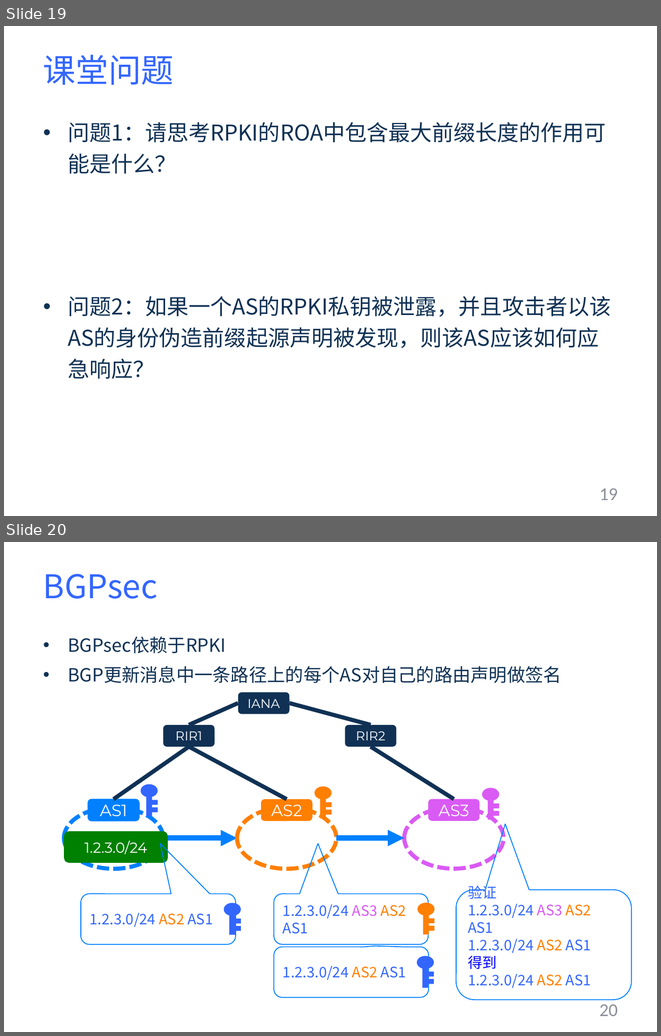
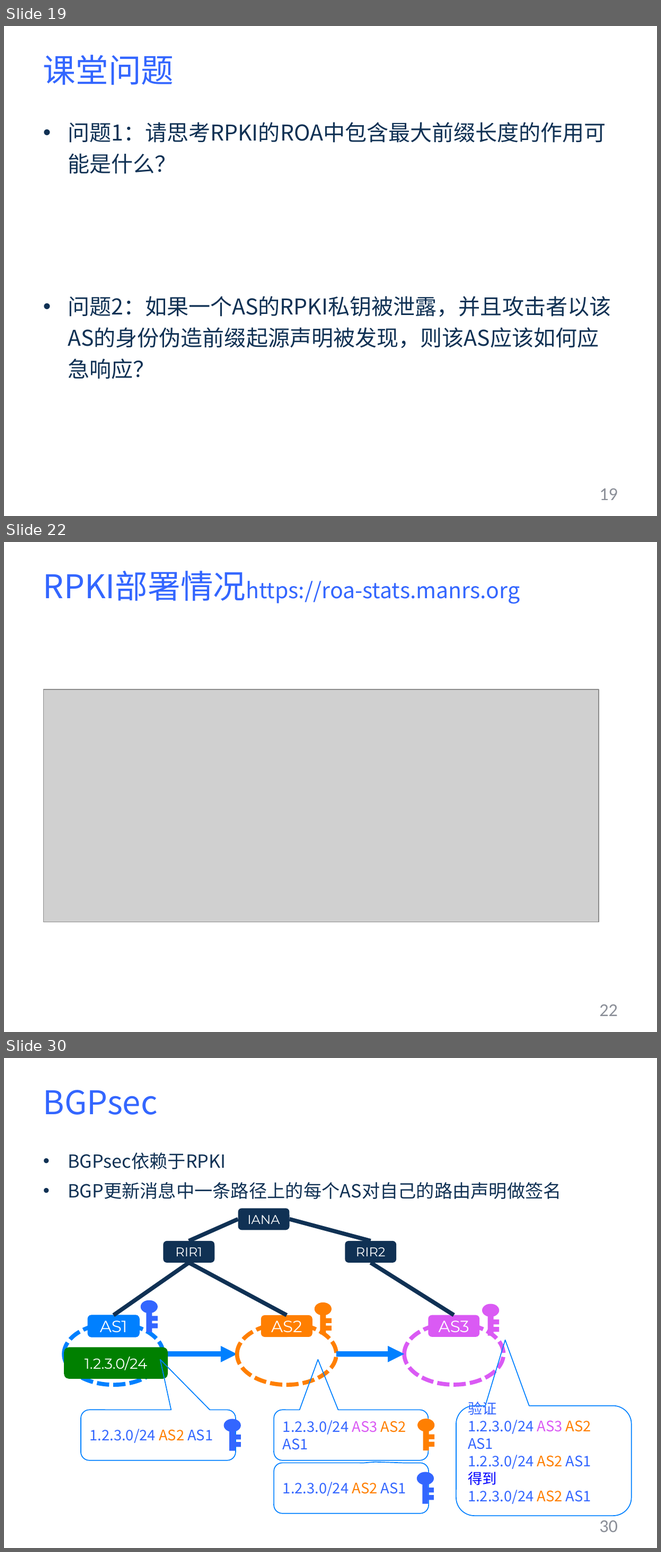
Before and after one commit to YuZhang/Security-Courseware, a slide deck: internet-security/bgp-sec-4.pptx. Shown one above the other, each under a label of ours: slides 19 and 20 before the commit, slides 19, 22 and 30 after it; the slides between them are not shown. The pictures are 661x1036 and 661x1552 pixels, drawn with LibreOffice and Linux fonts; fonts in the diff are those of the drawing; grey boxes stand for pictures. Boxes give left, top, right and bottom in pixels: in the first picture for what was removed or moved away, otherwise in the second. Text is boxed around its words. In the diff, an @@ line names an element or a change of style, - is before the commit and + after.

```diff
--- a/internet-security/bgp-sec-4.pptx
+++ b/internet-security/bgp-sec-4.pptx
@@ slide 22 added at <box>4,542,657,1032</box>, background #FFFFFF @@
@@ title added at <box>246,581,520,604</box>, 24 pt, text #3366FF @@
+RPKI部署情况https://roa-stats.manrs.org
@@ picture added at <box>44,689,599,922</box> @@
@@ page number added at <box>599,1004,618,1016</box>, 20 pt, text #8C9099 @@
+22
@@ what was slide 20 is now slide 30 @@
@@ page number at <box>599,1520,618,1532</box>: text changed @@
-20
+30
```
Also in this commit, not shown: 1 slide changed, 10 other slides added, 1 slide removed, 2 other files.
